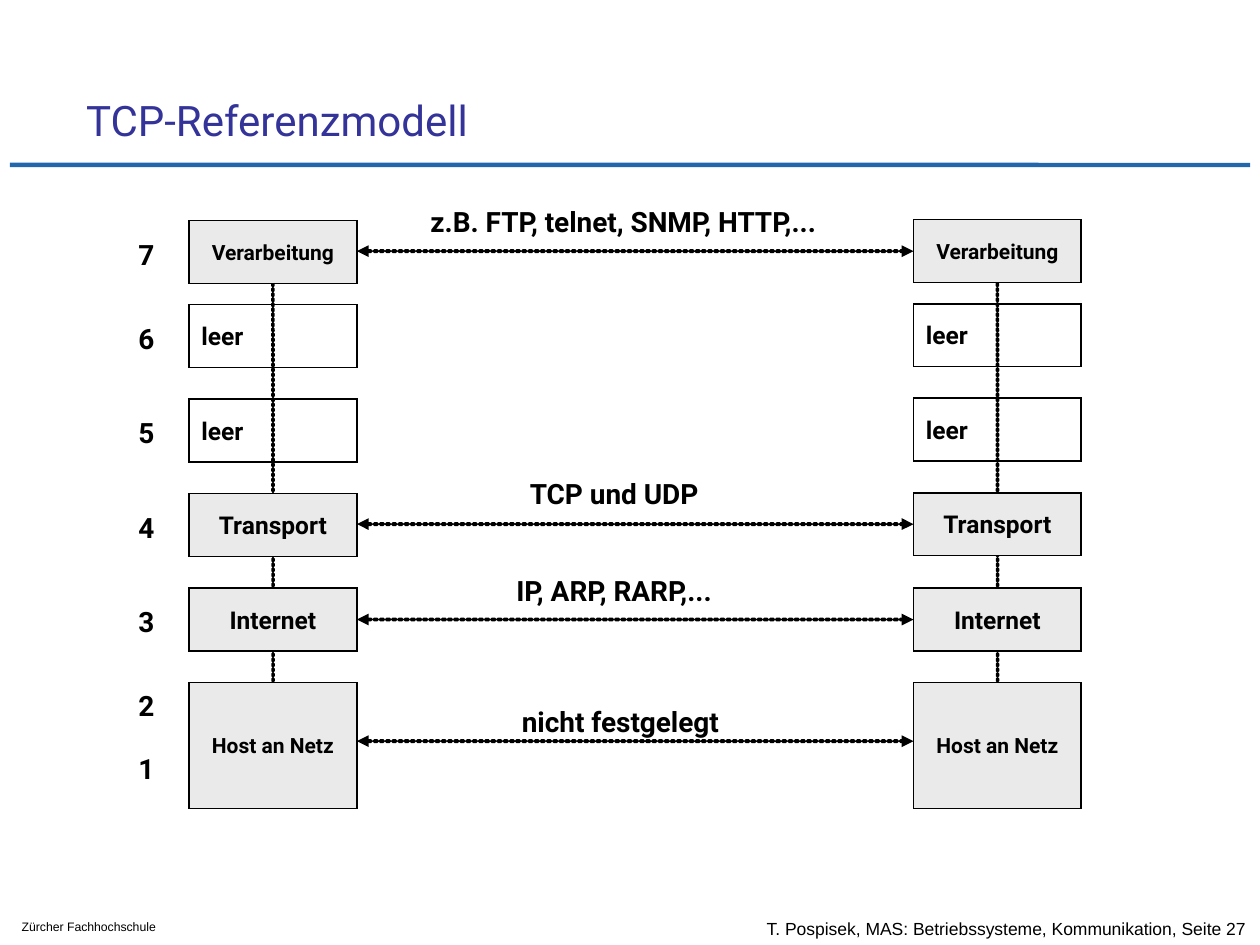
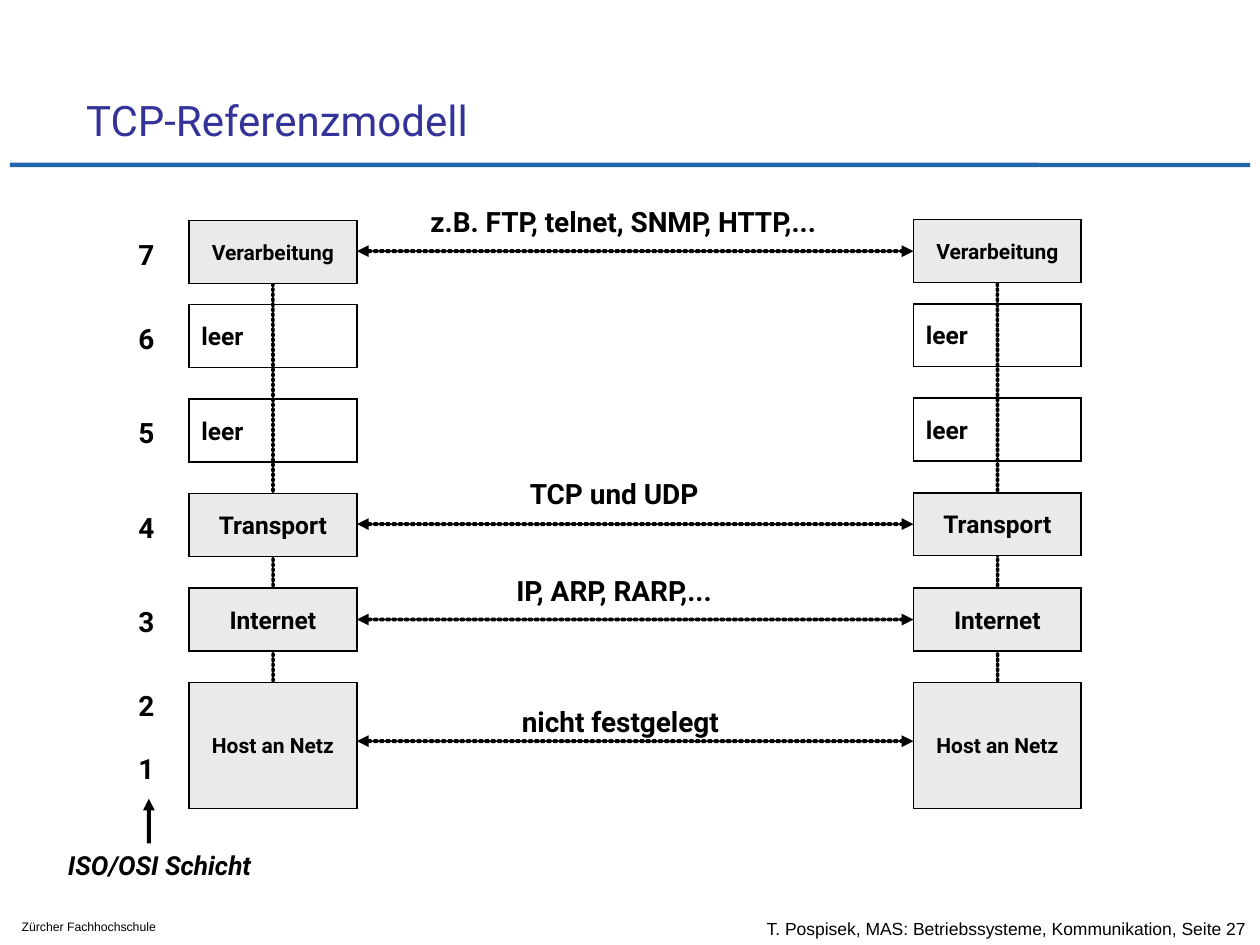
Before and after one commit to tpo/betriebssysteme, a slide deck: slide 27 of 09_Kommunikation_von_Prozessen_und_Threads.odp. Drawn at 1260x945 pixels with LibreOffice and Linux fonts; fonts in the diff are those of the drawing; background and template pictures are left out. Boxes give left, top, right and bottom in pixels: in the first picture for what was removed or moved away, otherwise in the second. Text is boxed around its words. In the diff, an @@ line names an element or a change of style, - is before the commit and + after.

```diff
--- a/09_Kommunikation_von_Prozessen_und_Threads.odp
+++ b/09_Kommunikation_von_Prozessen_und_Threads.odp
@@ arrow added from (149, 843) to (149, 799), #000000 2.24 pt @@
@@ text added at box(68, 855, 251, 877), 15 pt, text #000000, bold, italic @@
+ISO/OSI Schicht
```
Also in this commit, not shown: 1 other slide changed.
